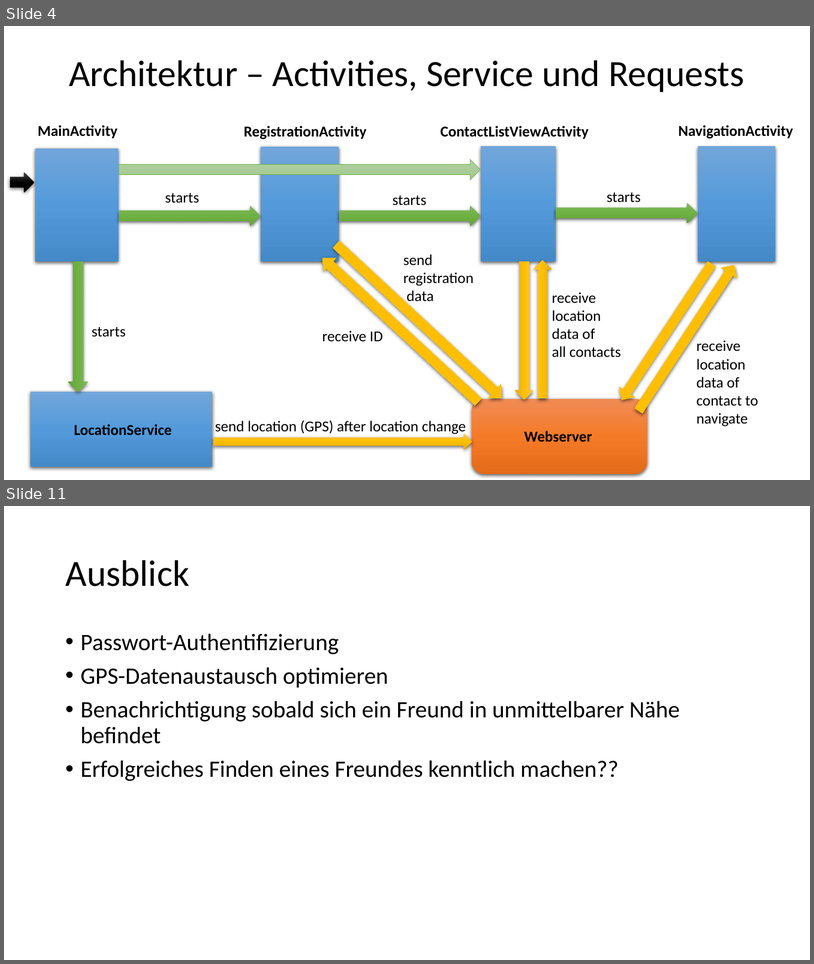
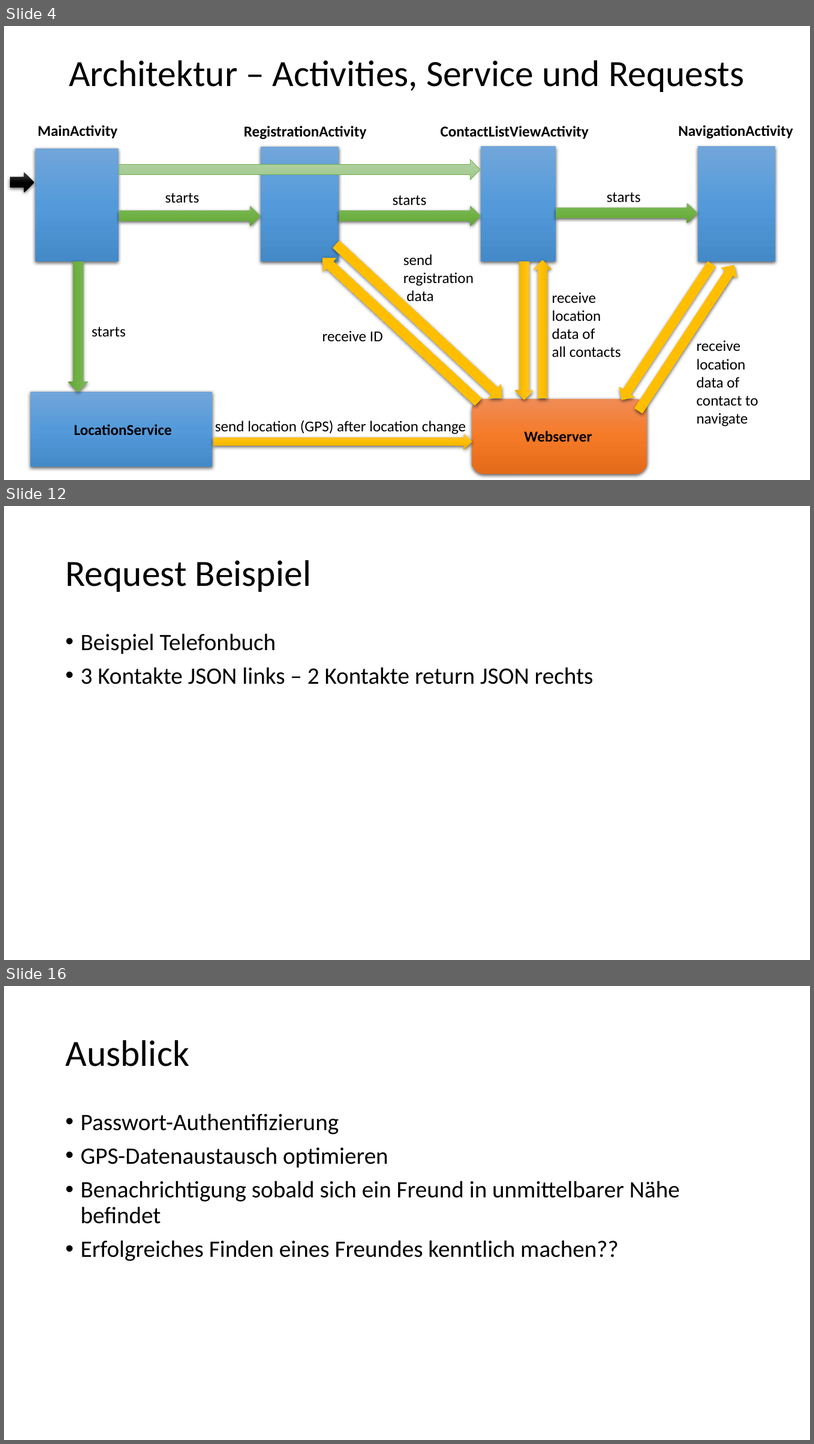
Before and after one commit to kizombaDev/androidApplication, a slide deck: Doku/Präsentation_FriendFinder.pptx. Shown one above the other, each under a label of ours: slides 4 and 11 before the commit, slides 4, 12 and 16 after it; the slides between them are not shown. The pictures are 814x964 and 814x1444 pixels, drawn with LibreOffice and Linux fonts; fonts in the diff are those of the drawing. Boxes give left, top, right and bottom in pixels: in the first picture for what was removed or moved away, otherwise in the second. Text is boxed around its words. In the diff, an @@ line names an element or a change of style, - is before the commit and + after.

```diff
--- a/Doku/Präsentation_FriendFinder.pptx
+++ b/Doku/Präsentation_FriendFinder.pptx
@@ slide 12 added at [4,506,810,960], background #FFFFFF @@
@@ title added at [65,560,311,592], 44 pt, text #000000 @@
+Request Beispiel
@@ text added at [81,633,594,684], 28 pt, text #000000 @@
+• Beispiel Telefonbuch
+• 3 Kontakte JSON links – 2 Kontakte return JSON rechts
@@ what was slide 11 is now slide 16 @@
```
Also in this commit, not shown: 7 slides changed, 9 other slides added.
